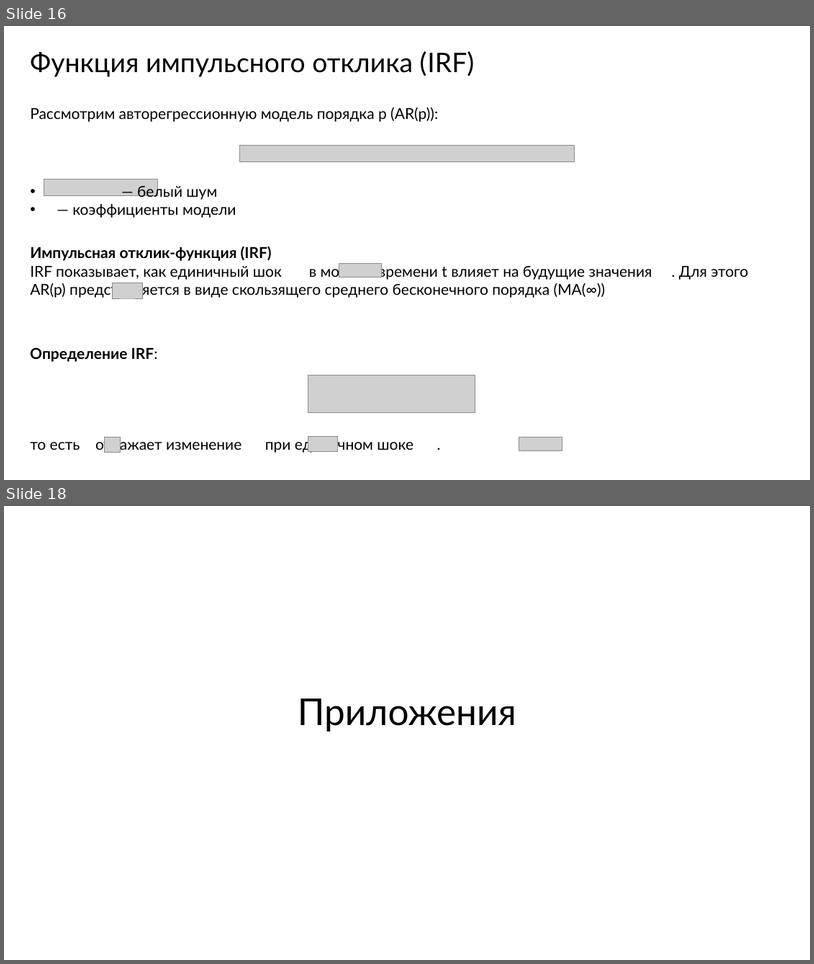
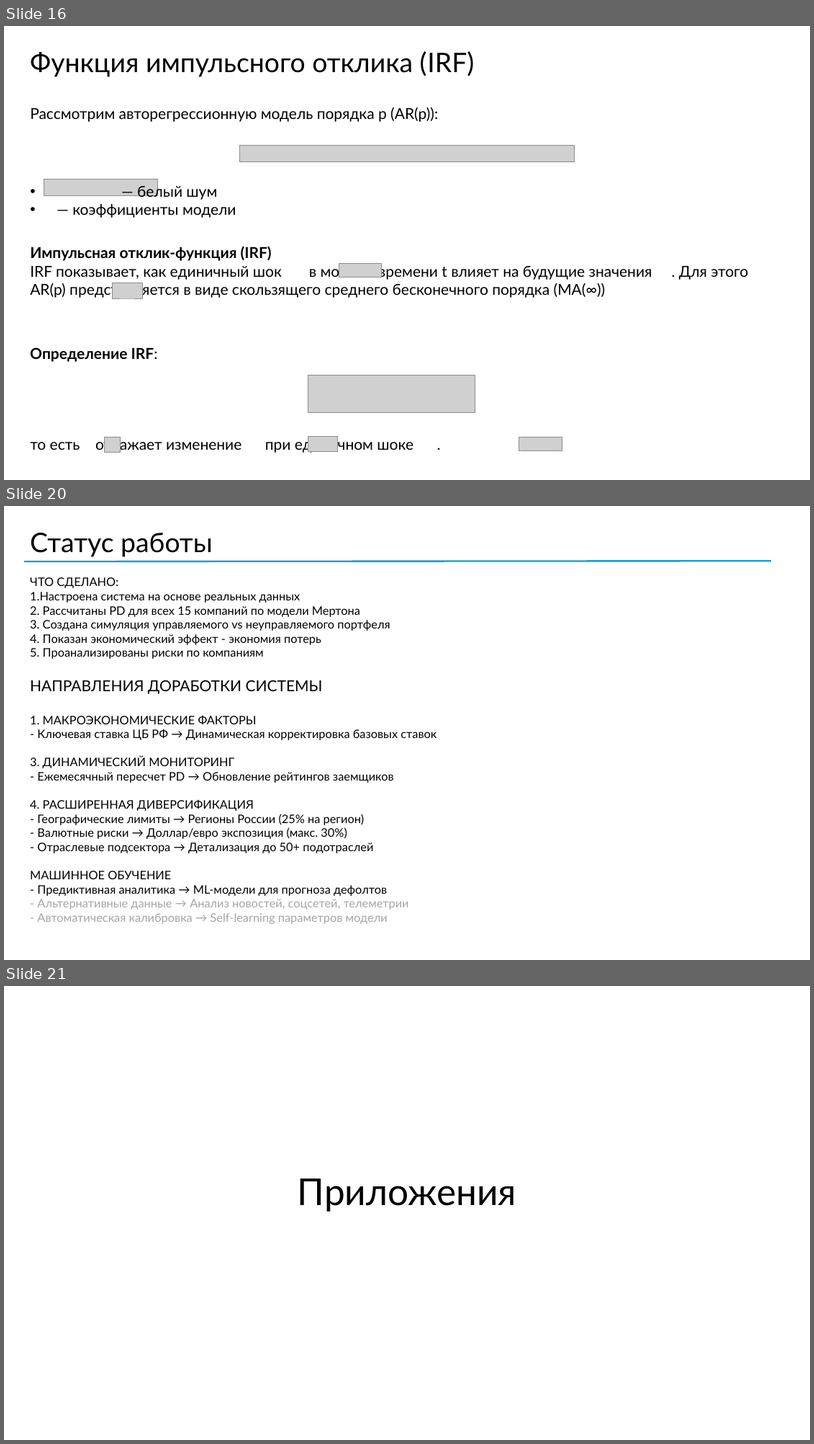
Before and after one commit to MaximKiryakin/Diploma, a slide deck: masters/presentation/presentation.pptx. Shown one above the other, each under a label of ours: slides 16 and 18 before the commit, slides 16, 20 and 21 after it; the slides between them are not shown. The pictures are 814x964 and 814x1444 pixels, drawn with LibreOffice and Linux fonts; fonts in the diff are those of the drawing; grey boxes stand for pictures; background and template pictures are left out. Boxes give left, top, right and bottom in pixels: in the first picture for what was removed or moved away, otherwise in the second. Text is boxed around its words. In the diff, an @@ line names an element or a change of style, - is before the commit and + after.

```diff
--- a/masters/presentation/presentation.pptx
+++ b/masters/presentation/presentation.pptx
@@ slide 20 added at bbox=[4, 506, 810, 960], background #FFFFFF @@
@@ text added at bbox=[30, 533, 213, 557], 32 pt, text #000000 @@
+Статус работы
@@ line added from (772, 561) to (24, 561), #0F9ED5 2 pt @@
@@ text added at bbox=[30, 577, 390, 659], 14 pt, text #000000 @@
+ЧТО СДЕЛАНО:
+1. Настроена система на основе реальных данных
+2. Рассчитаны PD для всех 15 компаний по модели Мертона
+3. Создана симуляция управляемого vs неуправляемого портфеля
+4. Показан экономический эффект - экономия потерь
+5. Проанализированы риски по компаниям
@@ text added at bbox=[30, 680, 437, 924], 14 pt, text #000000 @@
+НАПРАВЛЕНИЯ ДОРАБОТКИ СИСТЕМЫ
+1. МАКРОЭКОНОМИЧЕСКИЕ ФАКТОРЫ
+- Ключевая ставка ЦБ РФ → Динамическая корректировка базовых ставок
+3. ДИНАМИЧЕСКИЙ МОНИТОРИНГ
+- Ежемесячный пересчет PD → Обновление рейтингов заемщиков
+4. РАСШИРЕННАЯ ДИВЕРСИФИКАЦИЯ
+- Географические лимиты → Регионы России (25% на регион)
+- Валютные риски → Доллар/евро экспозиция (макс. 30%)
+- Отраслевые подсектора → Детализация до 50+ подотраслей
+МАШИННОЕ ОБУЧЕНИЕ
+- Предиктивная аналитика → ML-модели для прогноза дефолтов
+- Альтернативные данные → Анализ новостей, соцсетей, телеметрии
+- Автоматическая калибровка → Self-learning параметров модели
@@ what was slide 18 is now slide 21 @@
```
Also in this commit, not shown: 3 slides changed, 4 other slides added, 29 other files.
